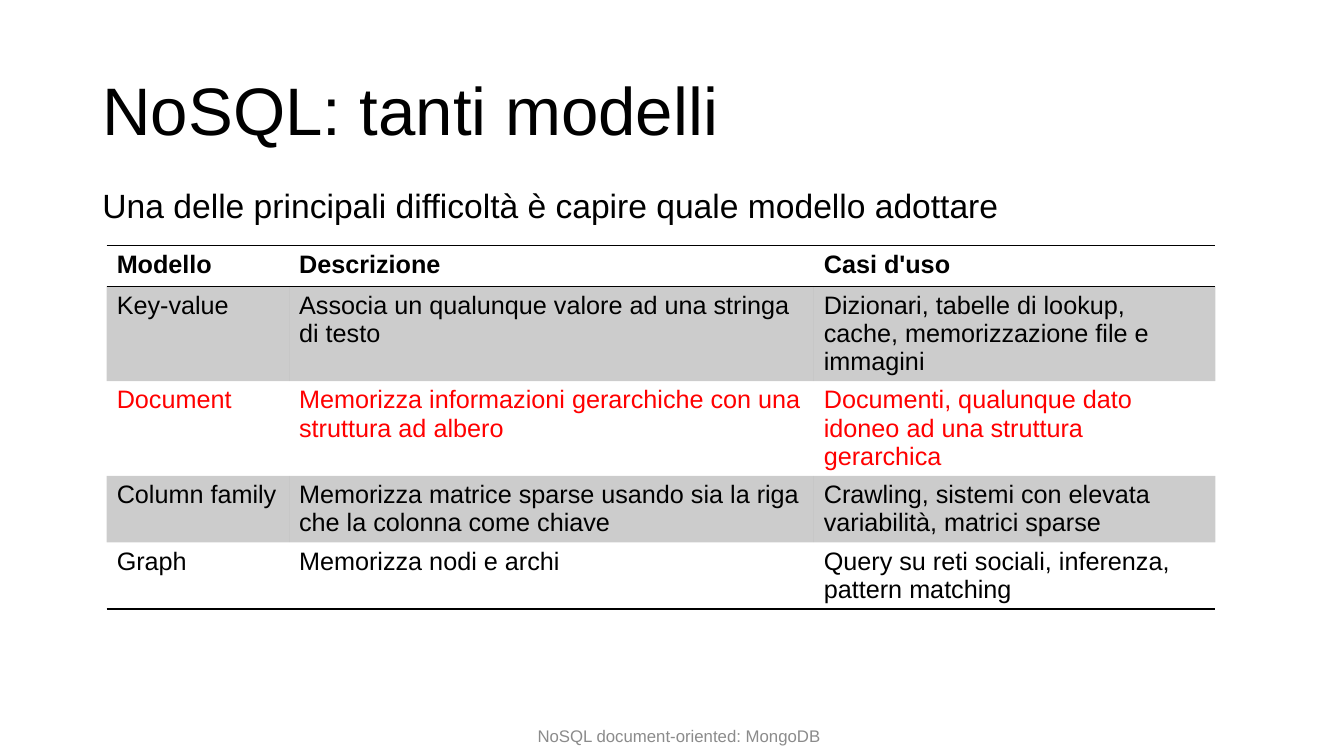
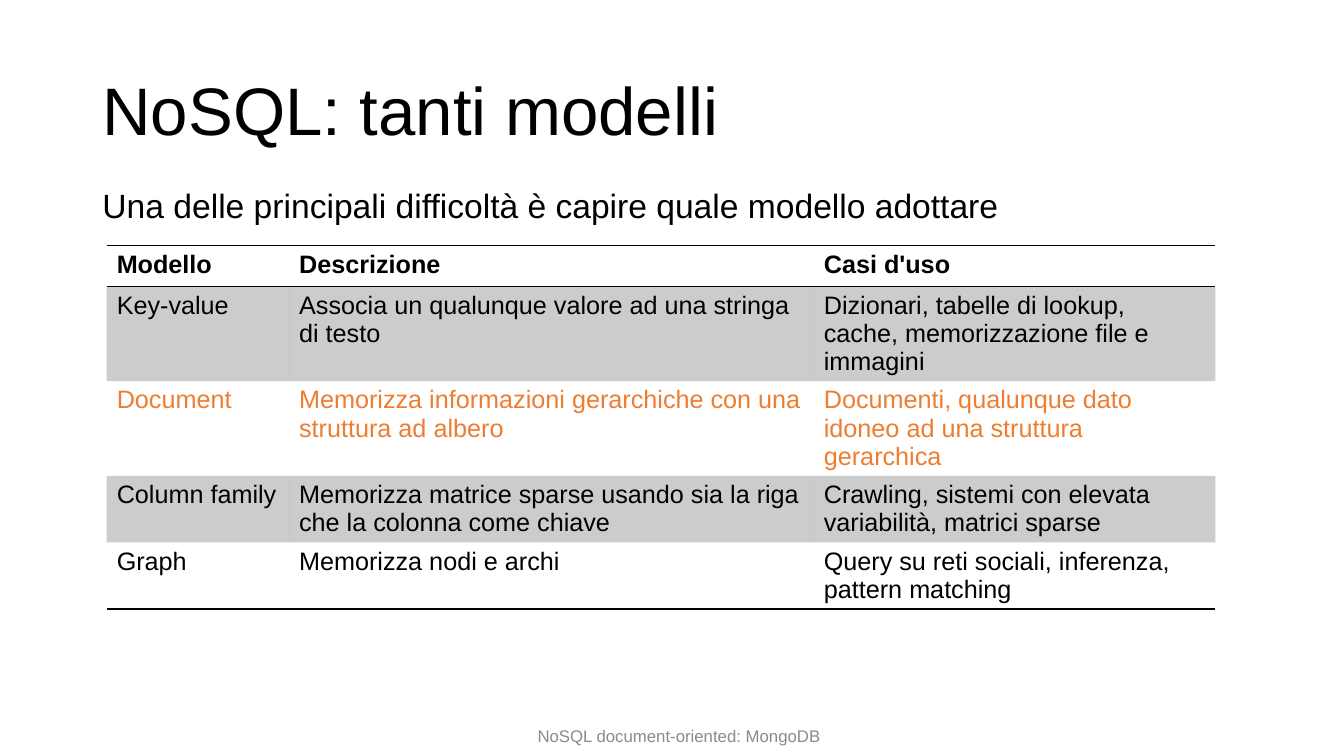
Before and after one commit to w4bo/teaching-seminario-nosql, a slide deck: slide 7 of slides/Document-based db.pptx. Drawn at 1344x756 pixels with LibreOffice and Linux fonts; fonts in the diff are those of the drawing. Boxes give left, top, right and bottom in pixels: in the first picture for what was removed or moved away, otherwise in the second. Text is boxed around its words. In the diff, an @@ line names an element or a change of style, - is before the commit and + after.

```diff
--- a/slides/Document-based db.pptx
+++ b/slides/Document-based db.pptx
@@ table at [107,245,1216,629] @@
@@ text colour #FF0000 to #ED7D31 in "Document", "Memorizza informazioni gerarchiche con una struttura ad ...", "Documenti, qualunque dato idoneo ad una struttura ..." @@
```
Also in this commit, not shown: 15 other slides changed, 1 slide added, 2 other files.
